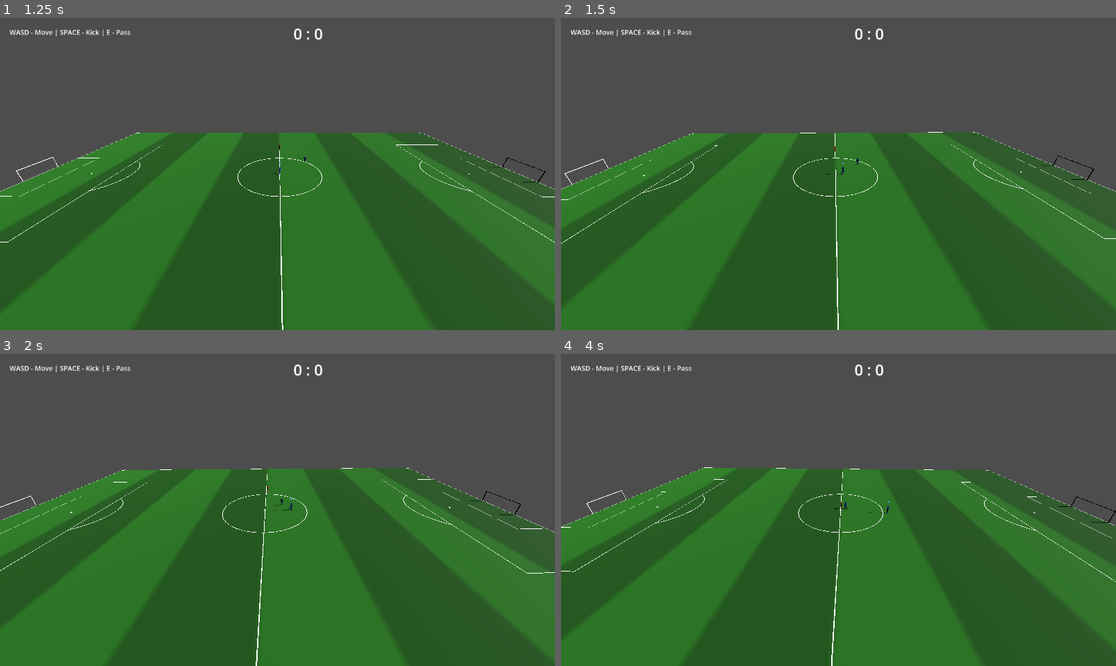
Above: before the commit, frames 1-4 (two rows, left to right).
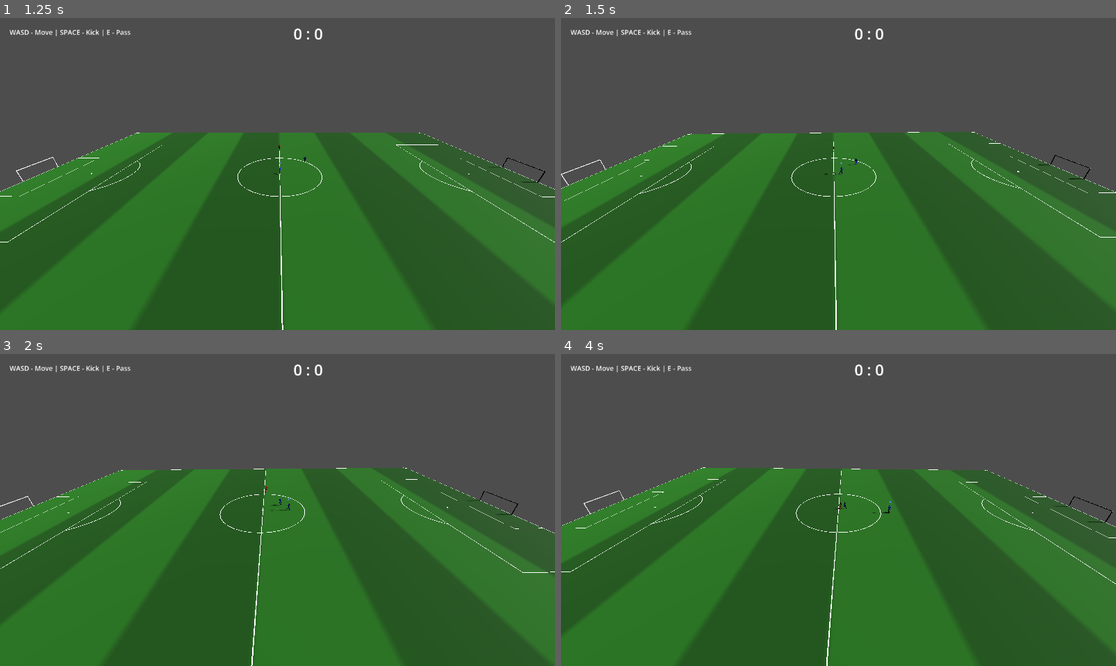
Above: after the commit, the same moments.

Repository: Churikov0112/open_football
Game: Godot game, scene res://scenes/main_menu.tscn
Same seed, same stepped clock (60 frames per second), same inputs: the game is played once before the commit and once after it.
Inputs:
- Up to frame 1 (1.25 s): click "Start Match" at 0.5 s
- Up to frame 2 (1.5 s): hold D (move_right) from 1.28 s (still down); hold E (pass) from 1.28 s (still down)
- Up to frame 3 (2 s): keep holding D (move_right); keep holding E (pass)
- Up to frame 4 (4 s): release D (move_right) at 2.03 s; release E (pass) at 2.03 s; hold S (move_back) 2.03-2.78 s; tap Space (kick) at 2.1 s; tap E (pass) at 2.3, 3.8 s; hold D (move_right) 2.78-3.53 s; hold E (pass) 2.78-3.53 s; hold W (move_forward) from 3.53 s (still down); tap Q (swap_player) at 3.6 s

Frame 1 is identical in both runs. In frame 2, 0.9% of the frame differs, in the area x 0-100%, y 36-100%; in frame 3, 0.9%; in frame 4, 0.9%.

Commit message:
tune: stronger pass, stronger+higher kick
Pass power 8.0 -> 12.0. Kick power 12.0 -> 18.0, launch angle 0.3 -> 0.5
(higher trajectory), per user feedback after ball-action timing fix.

Co-Authored-By: Claude Sonnet 5 <noreply@anthropic.com>

Diff:
--- a/scripts/match/match_manager.gd
+++ b/scripts/match/match_manager.gd
@@ -562,9 +562,9 @@
 		return
 	# Use the ball's dribble direction (movement direction) instead of facing direction.
 	var dir: Vector3 = ball.get_dribble_direction()
-	dir.y = 0.3
+	dir.y = 0.5
 	# Временно бьём клипом паса (in-place); при появлении отдельного клипа удара — "kick".
-	_start_ball_action(player_node, dir, 12.0, "pass")
+	_start_ball_action(player_node, dir, 18.0, "pass")
 
 
 func _pass_ball(player_node: CharacterBody3D) -> void:
@@ -575,7 +575,7 @@
 		return
 	var dir: Vector3 = ball.get_dribble_direction()
 	dir.y = 0.1
-	_start_ball_action(player_node, dir, 8.0, "pass")
+	_start_ball_action(player_node, dir, 12.0, "pass")
 
 
 ## Начать commit-действие с мячом: развернуть игрока, проиграть анимацию, заблокировать
